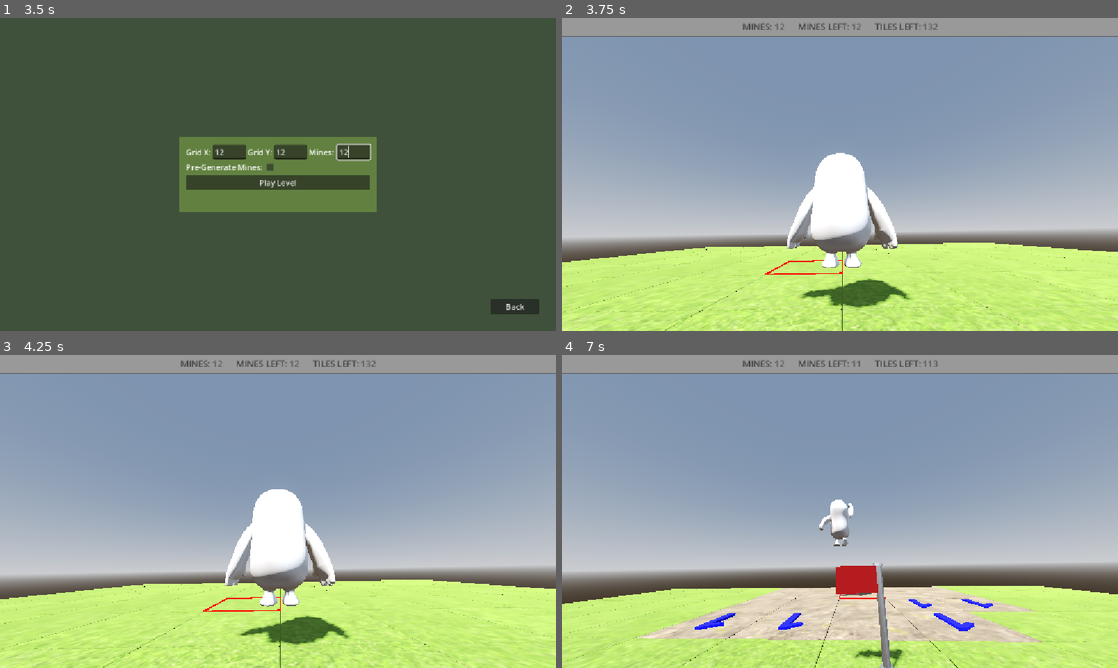
Above: before the commit, frames 1-4 (two rows, left to right).
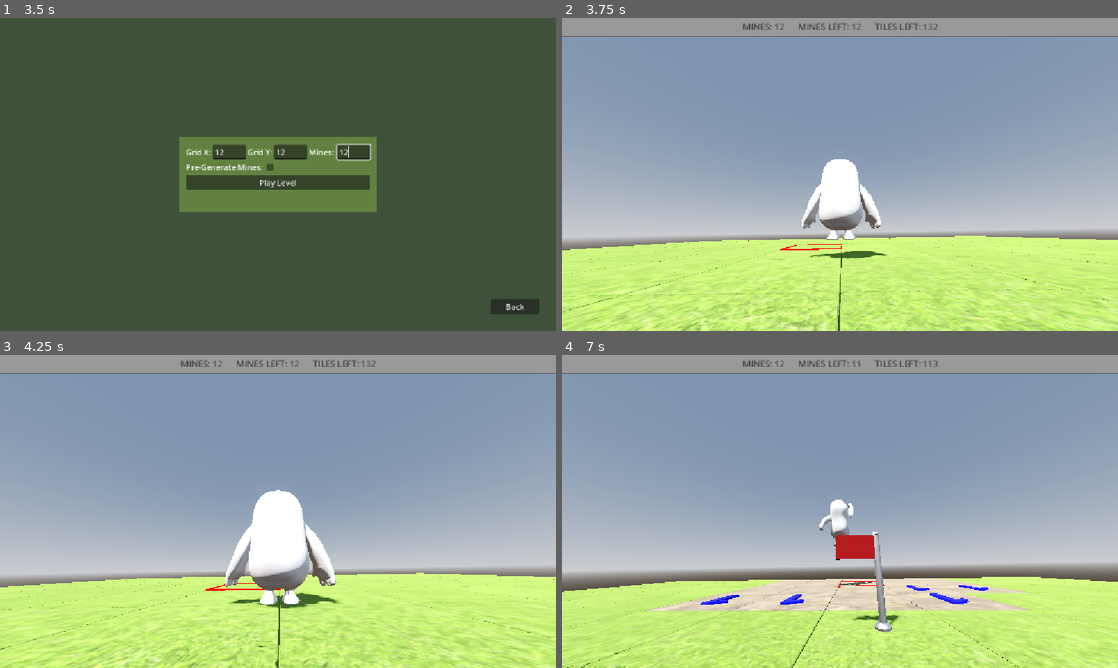
Above: after the commit, the same moments.

Repository: jaFriend/Isosweeper
Game: Godot game, scene res://scenes/main_menu.tscn
Same seed, same stepped clock (60 frames per second), same inputs: the game is played once before the commit and once after it.
Inputs (mouse positions are in pixels of both pictures, inside the frame that each line leads up to):
- Up to frame 1 (3.5 s): click "Levels" at 0.5 s; click "Back" at 1.25 s; click "Custom Level" at 2 s; click (227, 152) at 2.77 s; type "12" at 2.85 s; click (289, 152) at 3 s; type "12" at 3.08 s; click (355, 152) at 3.23 s; type "12" at 3.32 s
- Up to frame 2 (3.75 s): click "Play Level" at 3.5 s
- Up to frame 3 (4.25 s): no input
- Up to frame 4 (7 s): move the mouse to (867, 511) at 4.27 s; hold W (movement_forwards) from 4.28 s (still down); right-click (867, 511) at 4.35 s; click (867, 511) at 4.42 s; tap Space (movement_jump) at 4.52, 5.27, 6.77 s; move the mouse to (812, 511) at 5.02 s; click (812, 511) at 5.1 s; move the mouse to (851, 505) at 5.77 s; tap V (movement_freefly) at 5.85 s; move the mouse to (834, 517) at 6.52 s; tap Shift (movement_sprint) at 6.6 s; click (834, 517) at 6.67 s

Frame 1 is identical in both runs. In frame 2, 9.8% of the frame differs, in the area x 0-100%, y 43-100%; in frame 3, 7.4%; in frame 4, 13%, in the area x 0-100%, y 55-100%.

Commit message:
Fixed Col Pos to stop character floating

Diff:
--- a/scripts/level.gd
+++ b/scripts/level.gd
@@ -69,7 +69,7 @@
 
 func _generate_3d_grid() -> void:
 	tiles_grid_map.cell_scale *= 0.995
-	tiles_collision.position = Vector3(self.width, 0, self.height)
+	tiles_collision.position = Vector3(self.width, -0.5, self.height)
 	tiles_collision.shape.size = Vector3(self.width * 2, 2, self.height * 2)
 	for x in range(self.width):
 		for y in range(self.height):
